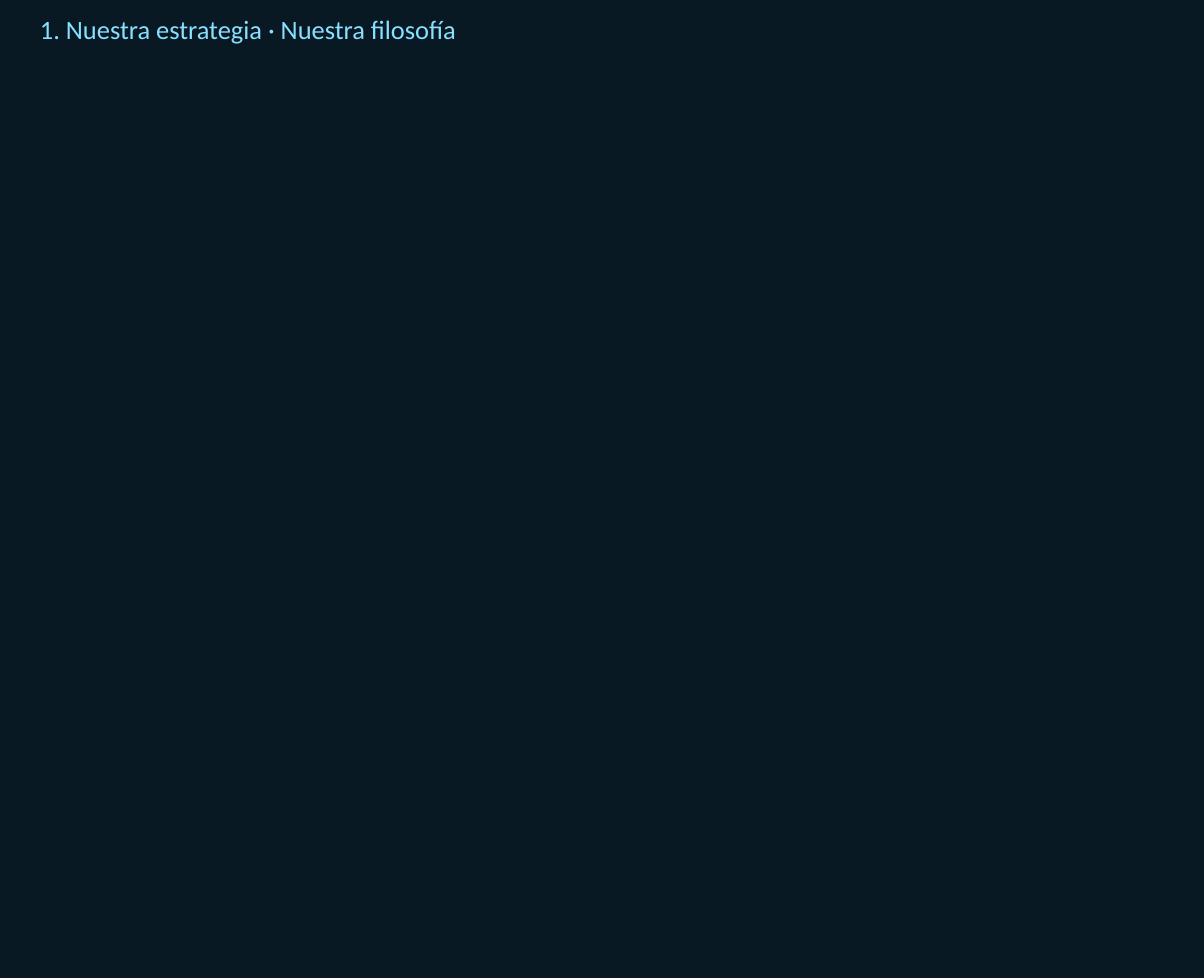
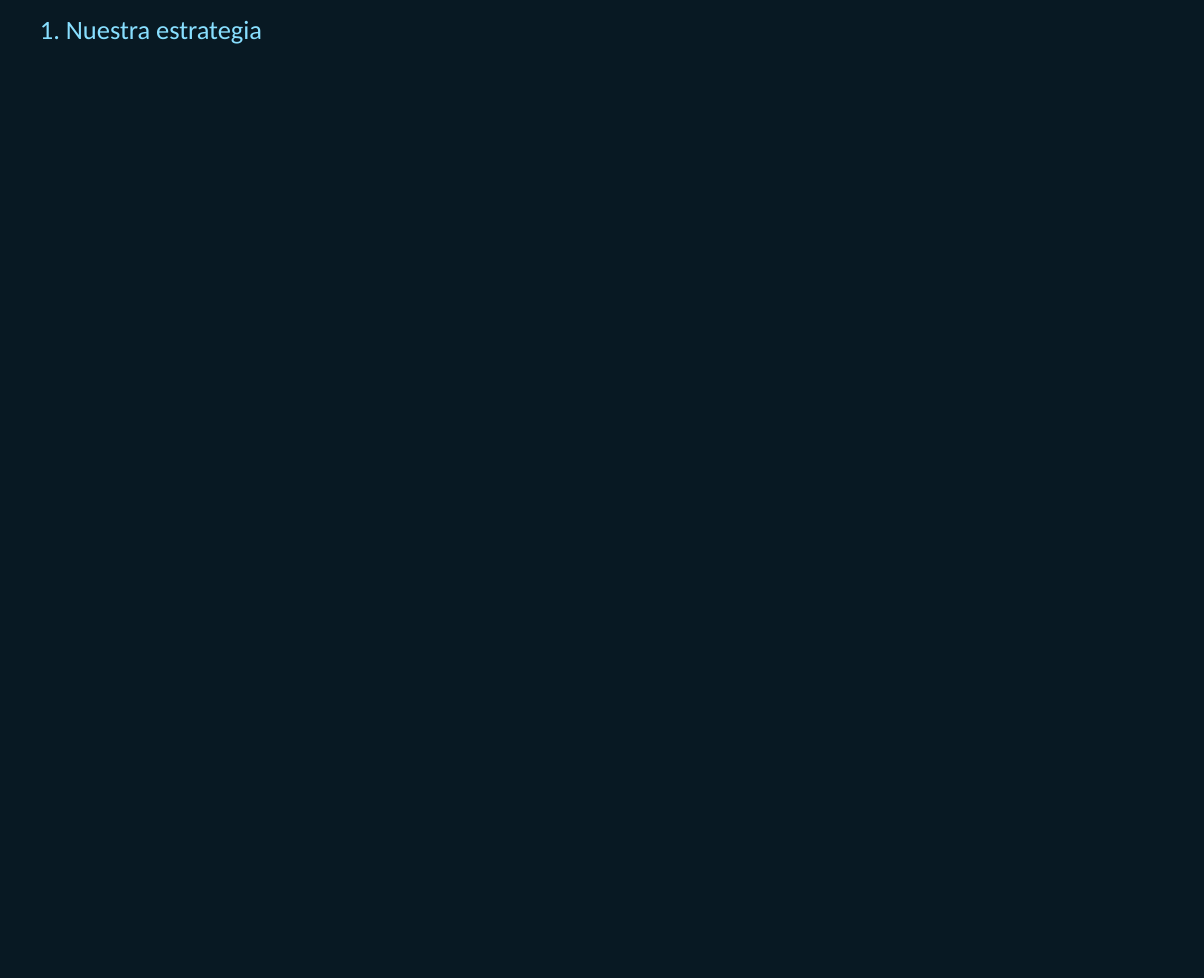
Before and after one commit to cesar-upv/aperture-science-site, a slide deck: slide 1 of docs/evidencias/Unidad-1-Aperture-Science.pptx. Drawn at 1204x978 pixels with LibreOffice and Linux fonts; fonts in the diff are those of the drawing; background and template pictures are left out. Boxes give left, top, right and bottom in pixels: in the first picture for what was removed or moved away, otherwise in the second. Text is boxed around its words. In the diff, an @@ line names an element or a change of style, - is before the commit and + after.

```diff
--- a/docs/evidencias/Unidad-1-Aperture-Science.pptx
+++ b/docs/evidencias/Unidad-1-Aperture-Science.pptx
@@ text at bbox=[40, 21, 262, 44]: text changed @@
-1. Nuestra estrategia · Nuestra filosofía
+1. Nuestra estrategia
```
Also in this commit, not shown: 1 slide added, 18 other files.
